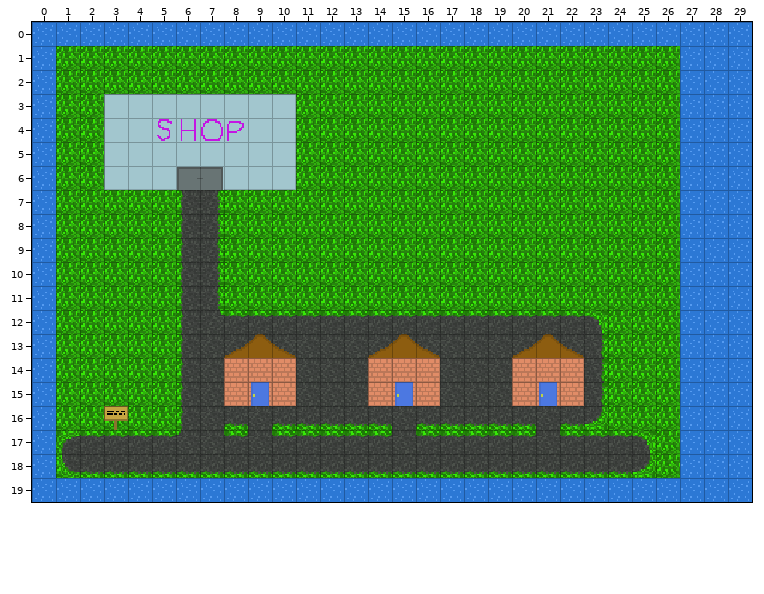
Tiled map: core/assets/maps/TownTown.tmx. Above, as it was before the edit.
Cells are 16x16 px. Shown: x 0..29, y 0..19.
After:
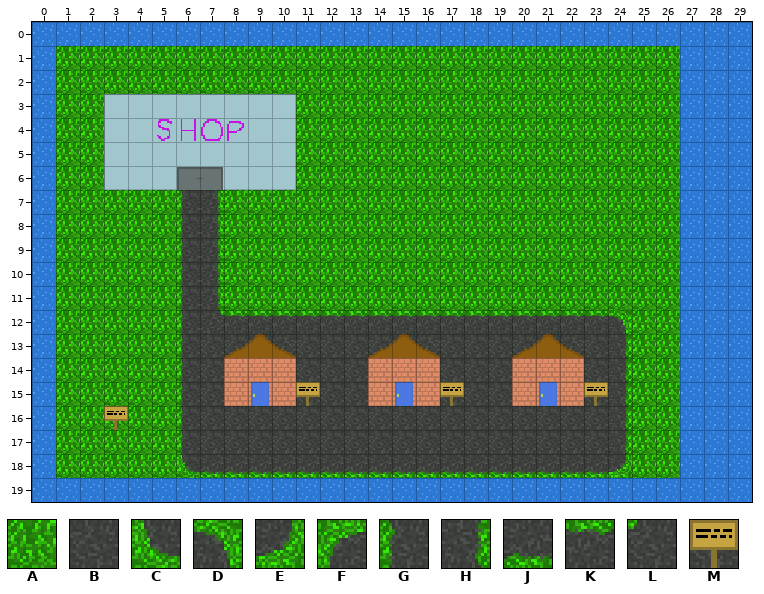
Key: from "tileset": A 0, B 1, C 2, D 2 turned 180, E 2 turned 270, F 2 turned 90, G 3, H 3 turned 180, J 3 turned 270, K 3 turned 90, L 5, M 19.
_ is an empty cell, . an unchanged one.
Diff:
--- layer "Tile Layer 1"
@@ x 1..25 @@
-12 ......................DA.
-13 ......................HA.
-14 ......................HA.
-15 ..........B.....B.....HA.
-16 .......J.JJJJJ.JJJJJ.JEA.
-17 FKKKKL.K.KKKKK.KKKKK.KKKD
-18 CJJJJJ.................JE
+12 ......................KD.
+13 ......................BH.
+14 ......................BH.
+15 ..........M.....M.....MH.
+16 .......B.BBBBB.BBBBB.BBH.
+17 AAAAAG.B.BBBBB.BBBBB.BBHA
+18 AAAAAC.................EA
Pixel boxes of the changes (left, top, right, bottom) in both pictures:
changed: (560, 310, 656, 478)
changed: (272, 382, 392, 454)
changed: (416, 382, 536, 454)
changed: (224, 406, 248, 454)
changed: (56, 430, 200, 478)
